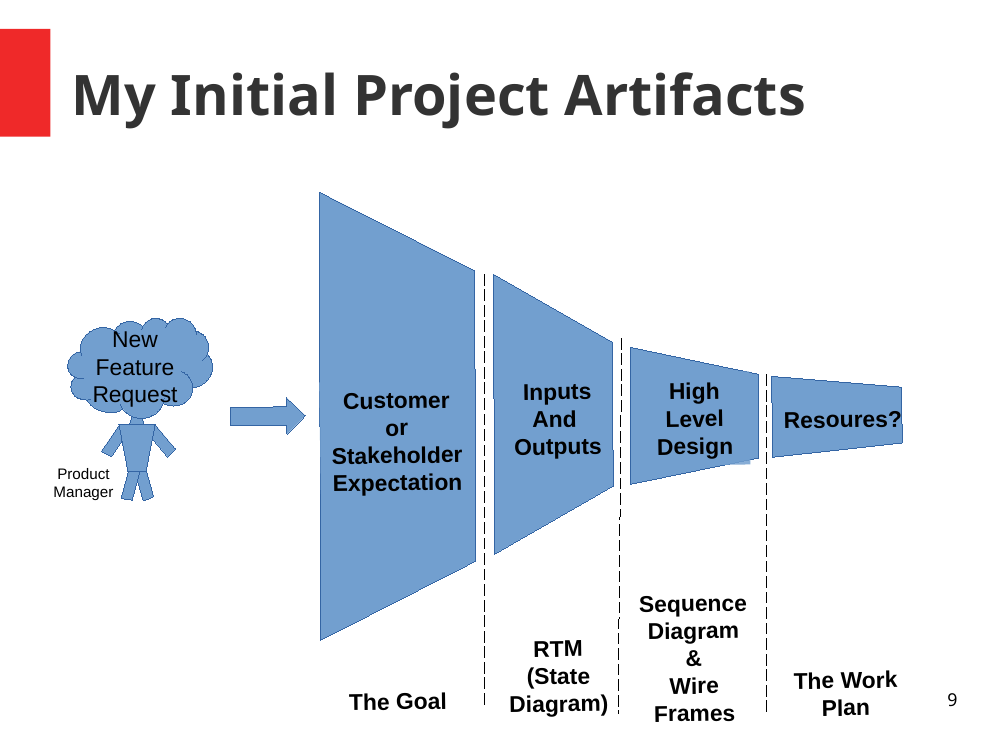
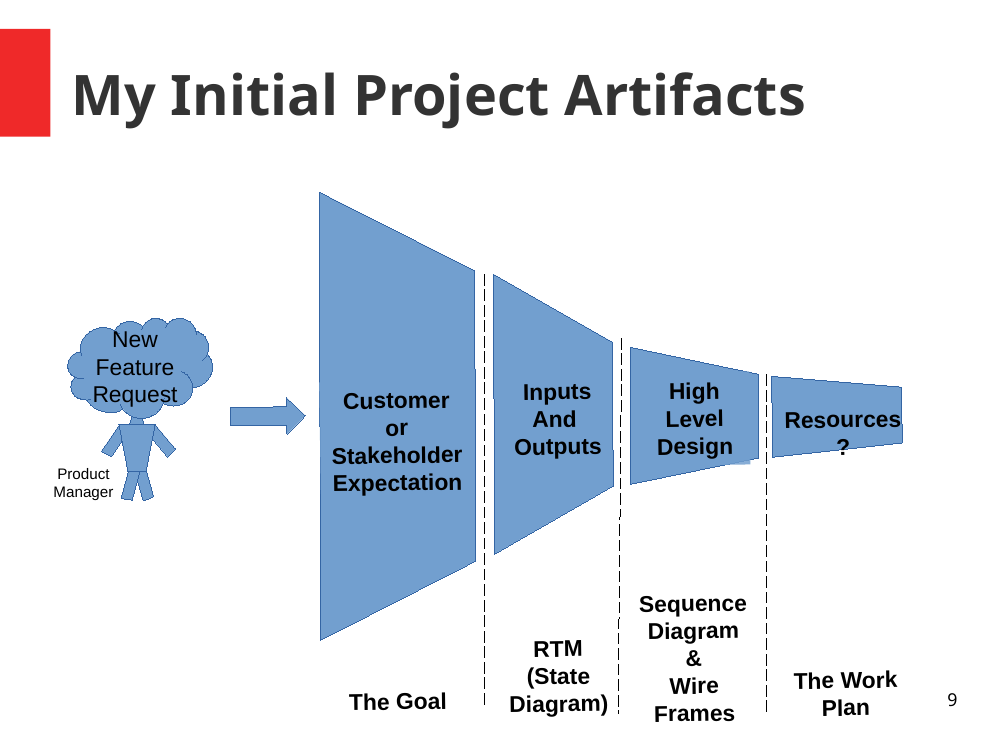
Before and after one commit to MrAbsaroka/Presentations, a slide deck: slide 9 of MattFerguson-0111-2021.11.04.odp. Drawn at 1008x756 pixels with LibreOffice and Linux fonts; fonts in the diff are those of the drawing. Boxes give left, top, right and bottom in pixels: in the first picture for what was removed or moved away, otherwise in the second. Text is boxed around its words. In the diff, an @@ line names an element or a change of style, - is before the commit and + after.

```diff
--- a/MattFerguson-0111-2021.11.04.odp
+++ b/MattFerguson-0111-2021.11.04.odp
@@ text at (785,408,902,428): text changed @@
-Resoures?
+Resources?
```
Also in this commit, not shown: 5 other slides changed, 1 slide added, 3 slides removed.
